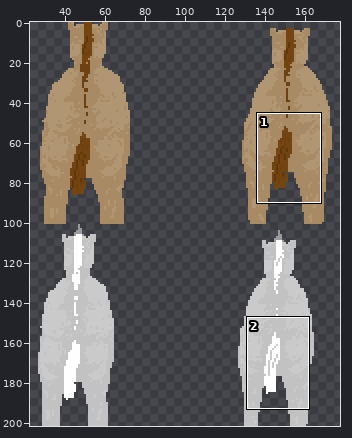
A sprite sheet gets an edit: android/assets/bdx/textures/Pferd.png. Above: a wide view before the commit, with the close-up outlined.
Close-up. Before:
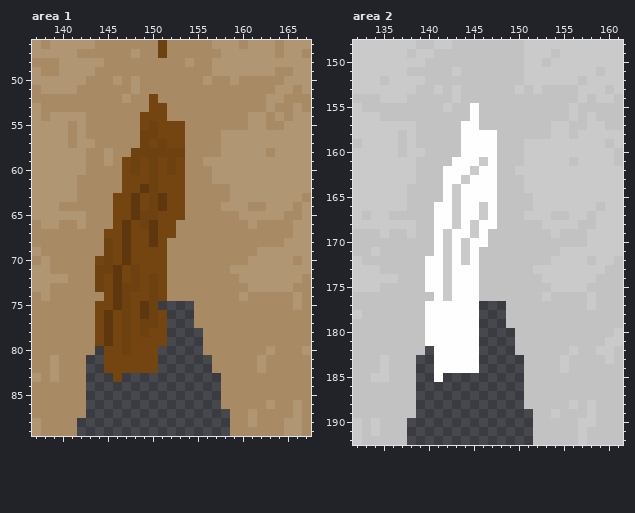
The file is 202x202 pixels. Colours within 5 levels of each other are drawn and written as one. Shown: area 1: x 137..167, y 46..89; area 2: x 132..161, y 148..192. The wide view leaves out empty margins.
The result:
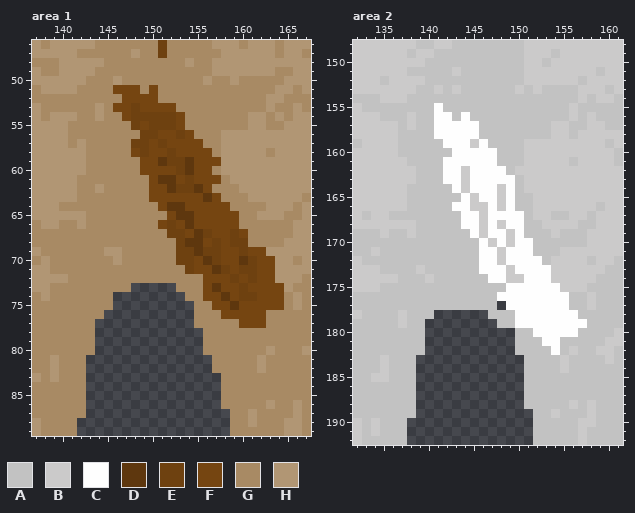
Palette (. is transparent): A #c2c2c2  B #cbcaca  C #fefefe  D #5e370e  E #6e4110  F #754511  G #a88a64  H #b19674
Difference:
Area 1:
y 50: x 148 H -> G
y 51: x 146..148 GGH -> FFF; x 150 G -> F
y 52: x 147..149 HGG -> FFF
y 53: x 144 G -> H; x 146..149 GGGG -> FFEF; x 152 G -> F
y 54: x 142 H -> G; x 144 G -> H; x 147..153 GGFFFGG -> FEEEEEF
y 55: x 142 H -> G; x 148 G -> E; x 151..152 FF -> EE
y 56: x 142 H -> G; x 153..154 FG -> EF
y 57: x 143 H -> G; x 148 G -> E; x 154..155 GG -> FF
y 58: x 145 H -> G; x 148 E -> F; x 150..151 EE -> FF; x 153..156 EGGG -> FFFF
y 59: x 145 H -> G; x 147..148 FE -> GG; x 150..151 EF -> FD; x 153..157 FGGHH -> EDFFF
y 60: x 147..148 FE -> GG; x 150 E -> F; x 152..157 EFGGGH -> FEDFFG
y 61: x 147..152 FFFEFF -> GGGFDD; x 154..158 GGGHH -> EFFFG
y 62: x 144 G -> H; x 147..150 FFDE -> GGGF; x 152..156 FFGGG -> DEEDF; x 159 H -> G
y 63: x 146..151 FFDFED -> GGGGFF; x 154..157 GGGG -> FFDF; x 159..160 HH -> GG
y 64: x 146..160 FFDFEDFFGGGGHHH -> GGGGGFDDFFFFFGG
y 65: x 146..151 FFDEEF -> GGGGGG; x 153..161 FGGGGGGHH -> DDFFFFFGG
y 66: x 146..150 FDFED -> GGGGG; x 152..159 FGGGGGGG -> EFDFFFFF; x 161 H -> G
y 67: x 145..160 FFDFFDFFGGGGGGGG -> GGGGGGGEEFDEFFEF
y 68: x 145..151 EFDFFDF -> GGGGGGG; x 153..160 GGGGGGGG -> EDDFEFEE
y 69: x 145..151 EFDFFFF -> HHGGGGG; x 153..162 GGGGGGGGGH -> EEDEEFFEFF
y 70: x 144..151 FEFDFFFF -> GGHGGGGG; x 153..163 GGGGGGGGHHH -> EEFDEFFDEFF
y 71: x 144..151 EEDFEFFF -> GGGGGGGG; x 154..163 GGGGGHHHHH -> EFFDEFEEFF
y 72: x 144..151 EFDFEFEF -> GGGGGGGG; x 156..163 GGGGHHHH -> FFFEFEFF
y 73: x 144..152 EFDEEFEFG -> GGGG.....; x 156..164 GGGGGHHHH -> FDFFEFFFF
y 74: x 145..153 FDEFFEFGG -> G........; x 156..164 GGGGHGGGG -> FFDFEEFFF
y 75: x 144..150 FFDEFDE -> GG.....; x 157..164 GGGGGGGG -> FFDFFFFF
y 76: x 144..151 FDFEFDEF -> G.......; x 158..162 GGGGG -> FFFFF
y 77: x 144..151 FDFEFEEF -> ........; x 160..162 GGG -> FFF
y 78: x 144..151 FDFEFEFF -> ........
y 79: x 144..151 FDFEFFFF -> ........
y 80: x 145..150 FFEFFF -> ......
y 81..82: x 145..150 FFFFFF -> ......
y 83: x 146 F -> .
Area 2:
y 154: x 143 B -> A
y 155: x 141..142 AB -> CA; x 145 C -> A
y 156: x 138 A -> B; x 141..142 AA -> CC; x 144..145 AC -> CA
y 157: x 137 B -> A; x 141..143 AAA -> CCC
y 158: x 138 B -> A; x 141..143 AAA -> CCC; x 146..147 CC -> AA
y 159: x 138 B -> A; x 142..143 AA -> CC; x 145 C -> B; x 147 C -> A
y 160: x 138..139 BB -> AA; x 143 A -> C
y 161: x 138 B -> A; x 142 A -> C; x 146 B -> C
y 162: x 144..145 CB -> BC; x 148 A -> C
y 163: x 148..149 AA -> CC
y 164: x 142..144 CBC -> ACB; x 148..149 AA -> BC
y 165: x 142..143 CB -> AA; x 145 C -> B; x 148..149 AA -> BC
y 166: x 141..143 CCB -> AAC; x 145 C -> B; x 148..149 AA -> BC
y 167: x 141..143 CCB -> AAA; x 148..151 AAAB -> CCCA
y 168: x 141..143 CCB -> AAA; x 145..146 BC -> CB; x 148..150 AAA -> BCC
y 169: x 141..150 CBCCBCAAAA -> AAAACBCCBC
y 170: x 141..145 CBCBC -> AAAAA; x 147..151 AAAAA -> BCBCC
y 171: x 141..151 CBCBCAAAAAA -> AAAAACCBCCC
y 172: x 140..152 CCBCBCAAAAAAA -> AAAAAACCBCCCC
y 173: x 139..153 ACCBCCCAAAAAABB -> BAAAAAACCCBCCCC
y 174: x 140..145 CCBCCC -> BAAAAA; x 147..153 AAAAAAB -> CCBBCCC
y 175: x 140..145 CCBCCC -> AAAAAA; x 149..154 AAAAAB -> CCCCCC
y 176: x 141..145 CBCCC -> AAAAA; x 148..155 AAAAABAA -> CCCCCCCC
y 177: x 140..147 CCCCCC.. -> AAAAAAAA; x 149..155 AAAAAAA -> CCCCCCC
y 178: x 137 A -> B; x 140..145 CCCCCC -> A.....; x 147..148 .. -> AA; x 150..156 AAAAAAA -> CCCCCCC
y 179: x 137 A -> B; x 140..145 CCCCCC -> ......; x 148 . -> A; x 150..157 AAAAAAAA -> CCCCCCCC
y 180: x 140..145 CCCCCC -> ......; x 152..156 AAAAA -> CCCCC
y 181: x 140..145 CCCCCC -> ......; x 153..154 AA -> CC
y 182: x 141..145 CCCCC -> .....; x 154 A -> C
y 183..184: x 141..145 CCCCC -> .....
y 185: x 141 C -> .
Changed places in both close-ups, as pixel boxes (x1, y1, x2, y2):
changed: (77, 76, 284, 382)
changed: (398, 94, 587, 382)
